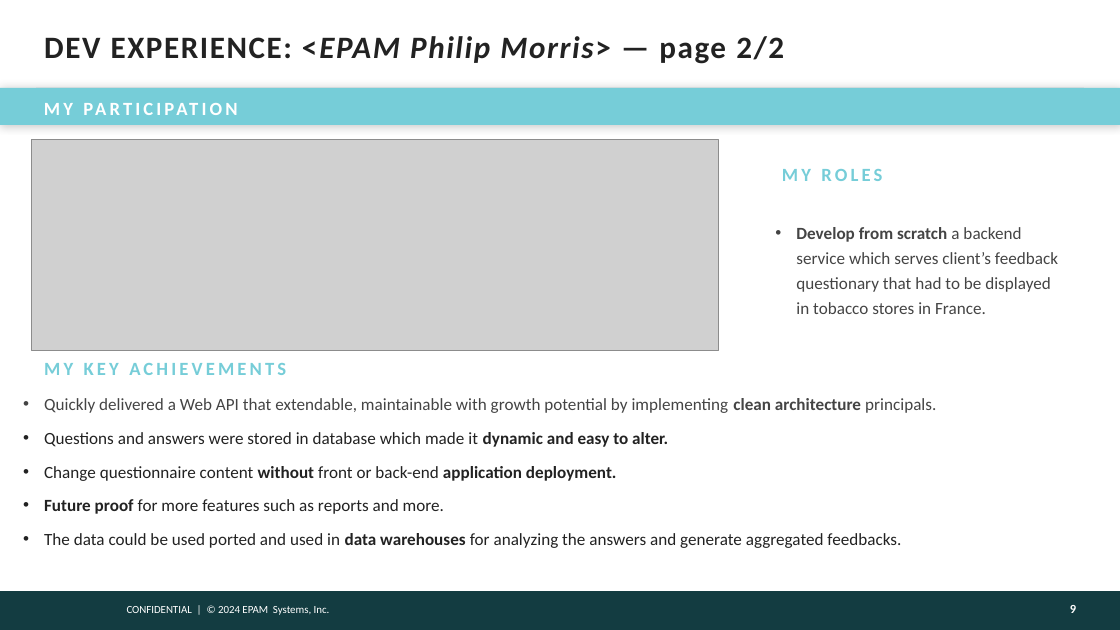
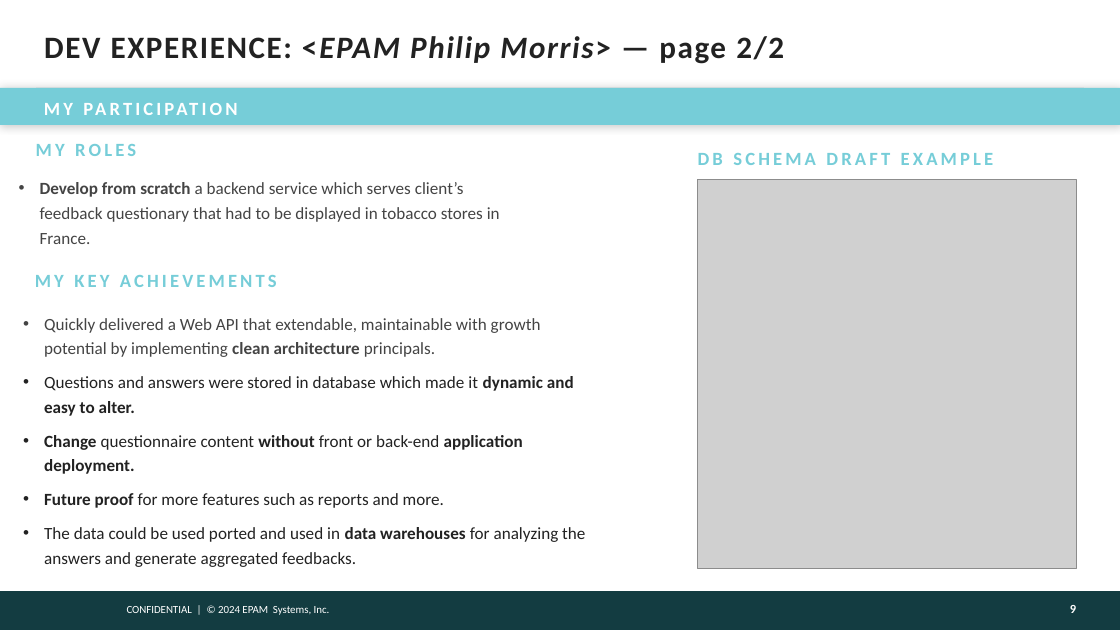
Before and after one commit to victoravt/Papers, a slide deck: slide 9 of Assessment Epam A2-A3/presentation-template.pptx. Drawn at 1120x630 pixels with LibreOffice and Linux fonts; fonts in the diff are those of the drawing; grey boxes stand for pictures; background and template pictures are left out. Boxes give left, top, right and bottom in pixels: in the first picture for what was removed or moved away, otherwise in the second. Text is boxed around its words. In the diff, an @@ line names an element or a change of style, - is before the commit and + after.

Commit message:
todo: Continue from design part of the presentation. Added upwork-code-examples

```diff
--- a/Assessment Epam A2-A3/presentation-template.pptx
+++ b/Assessment Epam A2-A3/presentation-template.pptx
@@ picture removed at (31, 140, 718, 351) @@
@@ text "MY ROLES": place and size @@
-text "MY ROLES" at (782, 169, 882, 181)
+text "MY ROLES" at (36, 144, 136, 156)
@@ text "Develop from scratch a backend ..." rewrapped from (796, 227, 1058, 314) to (40, 182, 500, 244) @@
@@ picture added at (698, 179, 1076, 569) @@
@@ text added at (698, 153, 994, 165), 12 pt, text #76CDD8, bold @@
+DB SCHEMA DRAFT EXAMPLE
@@ text "MY KEY ACHIEVEMENTS": place and size @@
-text "MY KEY ACHIEVEMENTS" at (44, 363, 286, 375)
+text "MY KEY ACHIEVEMENTS" at (35, 275, 277, 287)
@@ text "Quickly delivered a Web API ...": place and size @@
-text "Quickly delivered a Web API ..." at (44, 398, 936, 548)
+text "Quickly delivered a Web API ..." at (44, 318, 585, 567)
@@ text at (44, 435, 523, 474): bold on in "Change" @@
```
Also in this commit, not shown: 11 other slides changed, 1 slide added, 3 slides removed, 2 other files.
